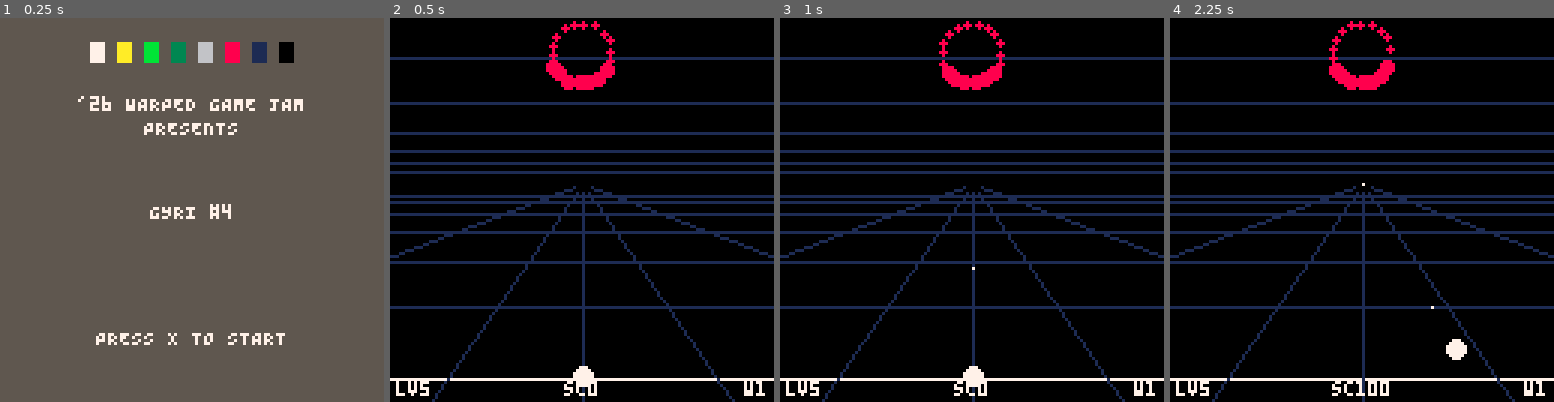
Above: before the commit, frames 1-4 (left to right).
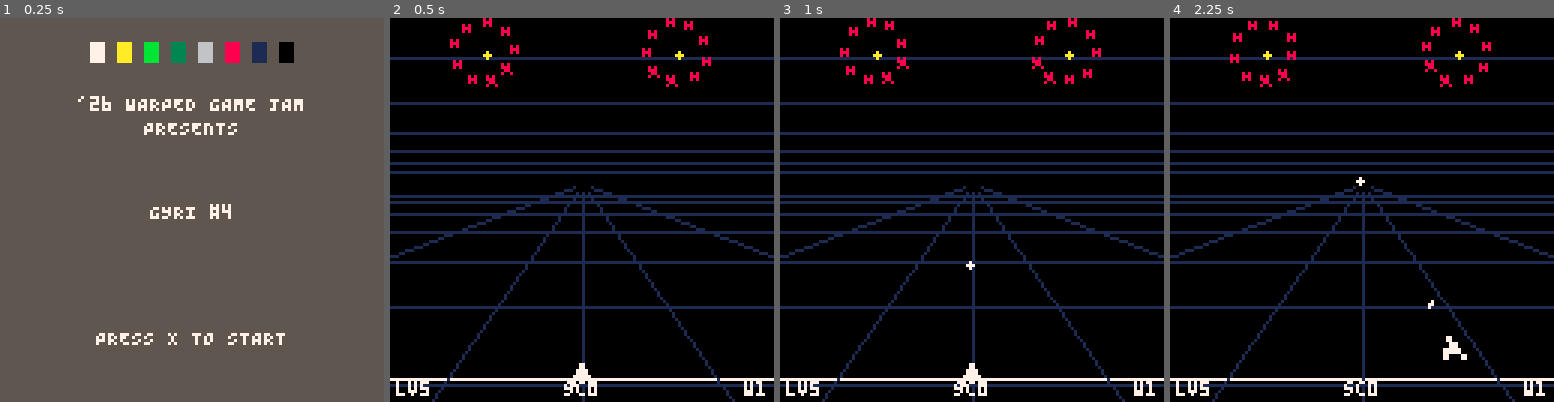
Above: after the commit, the same moments.

Repository: robotpony/game-jams
Game: PICO-8 cartridge 4/4.p8
Two runs of this game, one before a commit and one after it. Both use one fixed random seed, a clock stepped at 60 frames per second and the inputs below.
Inputs:
- Up to frame 1 (0.25 s): no input
- Up to frame 2 (0.5 s): tap X (X key) at 0.33 s
- Up to frame 3 (1 s): tap O (Z key) at 0.7 s
- Up to frame 4 (2.25 s): tap X (X key) at 1.07, 1.85 s; hold Right 1.6-2.1 s; tap O (Z key) at 1.7, 2.1 s; hold Up from 2.15 s (still down)

Frame 1 is identical in both runs. In frame 2, 2.7% of the frame differs, in the area x 0-100%, y 0-97%; in frame 3, 2.7%; in frame 4, 3.1%, in the area x 0-100%, y 0-99%.

Commit message:
Updated ship movement.

Diff:
--- a/4/4.p8
+++ b/4/4.p8
@@ -1,7 +1,7 @@
 pico-8 cartridge // http://www.pico-8.com
 version 42
 __lua__
--- 4: gyri -- phase 6: screens & flow
+-- 4: gyri -- phase 7: visuals & sound polish (play-test follow-up)
 
 CX,CY=64,55
 SR=64
@@ -13,16 +13,21 @@
 EB={0.13889,0.11111,0.08333}
 ESPD=0.0007
 RGR=1
-D1X,D1Y=64,12
+LX,RX,D1Y=32,96,12
 D1R=10
 CSPD=0.01
 ND1=360
 ND2=360
+DVSPD=3
+ESSPD=3
+SA1=0.03333
+SA2=0.10278
+SL1=0.0639
+SL2=0.1278
 GD0=4
 GGR=1.6
-GN=6
-DVSPD=3
-ESSPD=3
+GN=7
+WT={8,11,12,2}
 
 -- lib/math.lua
 -- pico-8's sin() is inverted (sin(x)==-sin(2*pi*x)) for its y-down screen
@@ -62,6 +67,16 @@
     if btnp(i) then return true end
   end
   return false
+end
+
+function shsp(th)
+  local a=abs(th)
+  return a<SA1 and 2 or (a<SA2 and 3 or 4)
+end
+
+function shipspr(th)
+  local a=abs(th)
+  return a<SL1 and 0 or (a<SL2 and 5 or 6)
 end
 
 function spawn_wave()
@@ -73,7 +88,8 @@
   for t=1,3 do
     for i=1,cnt[t] do
       local ea=-EB[t]+2*EB[t]*(i-1)/(cnt[t]-1)
-      add(en,{tr=t,ea=ea,dir=1,r=0,ca=idx/n,x=D1X,y=D1Y,dv=0,mc=0,fc=rnd(90)})
+      local ex=idx%2==0 and LX or RX
+      add(en,{tr=t,ea=ea,dir=1,r=0,ca=idx/n,x=ex,y=D1Y,dex=ex,dey=D1Y,dv=0,mc=0,fc=rnd(90)})
       idx+=1
     end
   end
@@ -85,6 +101,7 @@
   shots={}
   eshots={}
   en={}
+  pt={}
   ET=0
   lv=5
   wv=1
@@ -113,6 +130,7 @@
       ET=0
       en={}
       eshots={}
+      pt={}
       spawn_wave()
       gs=1
     end
@@ -127,7 +145,8 @@
   if btn(4) and ft<=0 then
     ft=FCD
     local dx,dy=arc_xy(0,0,-1,sang)
-    add(shots,{x=shx,y=shy,vx=dx*SSPD,vy=dy*SSPD})
+    add(shots,{x=shx,y=shy,vx=dx*SSPD,vy=dy*SSPD,sp=shsp(sang),fx=sang<0})
+    sfx(0)
   end
 
   for i=#shots,1,-1 do
@@ -149,6 +168,7 @@
       e.y+=e.dvy
       if abs(e.x-shx)<3 and abs(e.y-shy)<3 then
         lv=max(0,lv-1)
+        sfx(2)
         e.dv=0
         e.ea=e.dvsg*EB[e.tr]
         e.dir=-e.dvsg
@@ -172,10 +192,10 @@
       end
       e.ca+=CSPD
       if ET<ND1 then
-        e.x,e.y=arc_xy(D1X,D1Y,D1R,e.ca)
+        e.x,e.y=arc_xy(e.dex,e.dey,D1R,e.ca)
       elseif ET<ND1+ND2 then
         local p=(ET-ND1)/ND2
-        local cx1,cy1=arc_xy(D1X,D1Y,D1R,e.ca)
+        local cx1,cy1=arc_xy(e.dex,e.dey,D1R,e.ca)
         e.x=cx1+(CX-cx1)*p
         e.y=cy1+(CY-cy1)*p
       else
@@ -186,10 +206,11 @@
           if e.fc<=0 and #en+#eshots<32 then
             e.fc=max(20,wfc-10*e.mc)
             local dx,dy=arc_xy(0,0,1,e.ea)
-            add(eshots,{x=e.x,y=e.y,vx=dx*ESSPD,vy=dy*ESSPD})
+            add(eshots,{x=e.x,y=e.y,vx=dx*ESSPD,vy=dy*ESSPD,sp=shsp(e.ea),fx=e.ea<0})
           end
           if rnd(1)<dch/30 then
             e.dv=1
+            sfx(3)
             e.dvsg=e.ea<0 and -1 or 1
             local ddx,ddy=shx-e.x,shy-e.y
             local dl=max(1,sqrt(ddx*ddx+ddy*ddy))
@@ -208,6 +229,7 @@
     s.y+=s.vy
     if abs(s.x-shx)<3 and abs(s.y-shy)<3 then
       lv=max(0,lv-1)
+      sfx(2)
       del(eshots,s)
     elseif s.x<0 or s.x>127 or s.y<0 or s.y>127 then
       del(eshots,s)
@@ -220,6 +242,11 @@
       local e=en[j]
       if abs(s.x-e.x)<3 and abs(s.y-e.y)<3 then
         sc+=50*e.tr+(e.dv==1 and 50 or 0)
+        sfx(1)
+        for k=1,5 do
+          local pa=rnd(1)
+          add(pt,{x=e.x,y=e.y,vx=cos(pa)*rnd(1.5),vy=sin(pa)*rnd(1.5),t=10+rnd(5)})
+        end
         del(shots,s)
         del(en,e)
         break
@@ -227,11 +254,21 @@
     end
   end
 
+  for i=#pt,1,-1 do
+    local p=pt[i]
+    p.x+=p.vx
+    p.y+=p.vy
+    p.t-=1
+    if p.t<=0 then del(pt,p) end
+  end
+
   if lv<=0 then
     gs=3
+    sfx(5)
   elseif #en==0 then
     frz=36
     gs=2
+    sfx(4)
   end
 end
 
@@ -249,6 +286,7 @@
   if gs==0 then draw_title_card("GYRI #4") return end
   if gs==3 then draw_end() return end
   cls(0)
+  local ecol=WT[(wv-1)%4+1]
   local d=GD0
   for i=1,GN do
     line(0,CY-d,127,CY-d,1)
@@ -261,18 +299,27 @@
     line(CX,CY,ex,ey,1)
   end
   circfill(CX,CY,2,0)
+  circfill(LX,D1Y,1,10)
+  circfill(RX,D1Y,1,10)
+  pal(8,ecol)
   for e in all(en) do
-    local dx,dy=e.x-CX,e.y-CY
-    local sz=mid(1,(60-sqrt(dx*dx+dy*dy))/10,3)
-    circfill(e.x,e.y,sz,8)
-  end
+    local edx,edy=e.x-CX,e.y-CY
+    local ds=mid(1,(60-sqrt(edx*edx+edy*edy))/10,3)*3
+    sspr(8,0,8,8,e.x-ds/2,e.y-ds/2,ds,ds)
+  end
+  pal()
   local sx,sy=arc_xy(CX,CY,SR,sang)
-  circfill(sx,sy,3,7)
+  spr(shipspr(sang),sx-4,sy-4,1,1,sang>0,false)
   for s in all(shots) do
-    pset(s.x,s.y,7)
-  end
+    sspr(s.sp*8,0,8,8,s.x-2,s.y-2,4,4,s.fx,false)
+  end
+  pal(7,ecol)
   for s in all(eshots) do
-    pset(s.x,s.y,14)
+    sspr(s.sp*8,0,8,8,s.x-2,s.y-2,4,4,s.fx,true)
+  end
+  pal()
+  for p in all(pt) do
+    pset(p.x,p.y,ecol)
   end
   print("lv"..lv,2,121,7)
   local ss="sc"..sc
@@ -280,7 +327,144 @@
   local ws="w"..wv
   print(ws,126-#ws*4,121,7)
   if gs==2 then
-    local wt="wave "..(wv+1)
-    print(wt,64-#wt*2,60,7)
-  end
-end
+    local wl="wave "..(wv+1)
+    print(wl,64-#wl*2,60,7)
+  end
+end
+…(137 lines of a section not shown)…
Not shown, changed: 136 lines of the sprite sheet (__gfx__) section of 4/4.p8
Not shown, changed: the sound effects (__sfx__) section of 4/4.p8
Not shown, changed: 4/CLAUDE.md
Not shown, changed: 4/DESIGN.md
Not shown, changed: 4/PLAN.md
